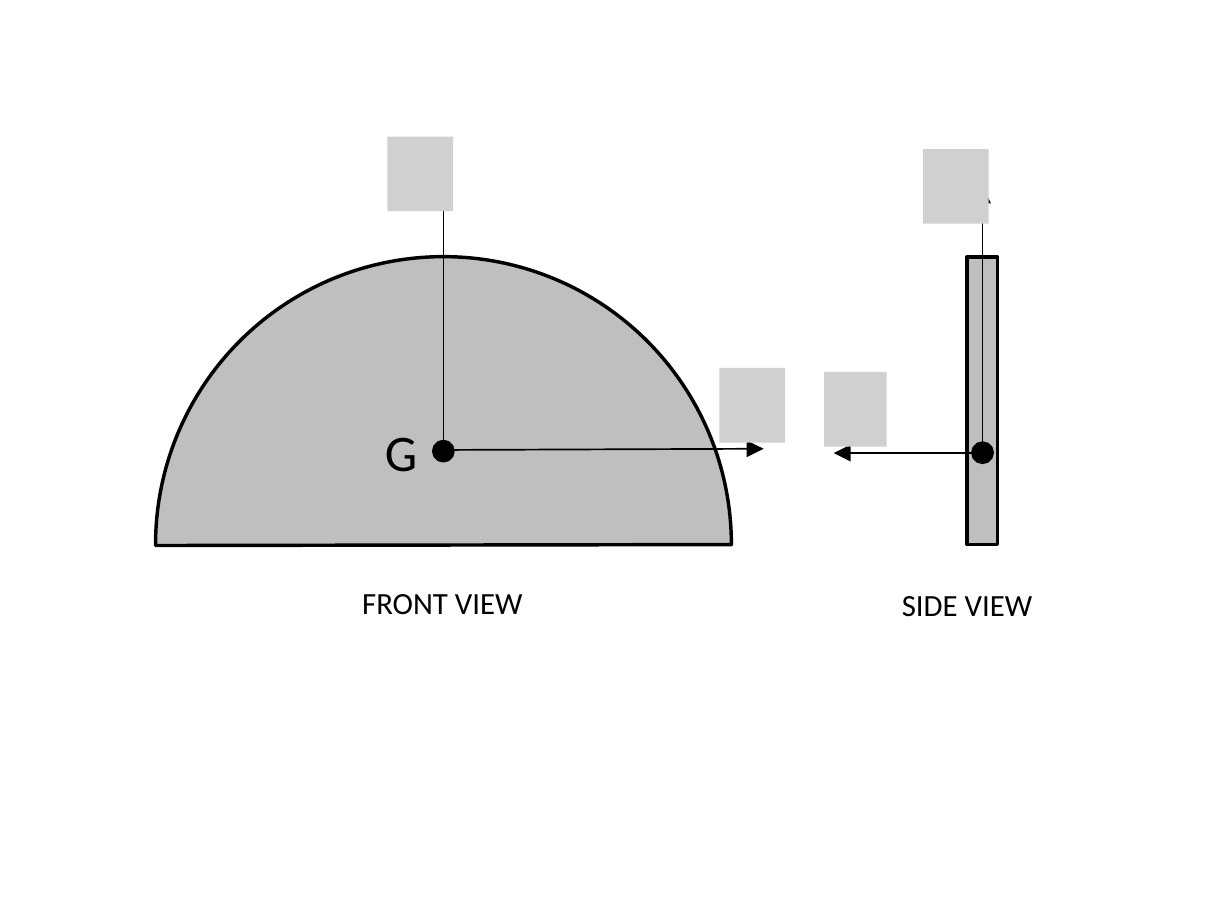
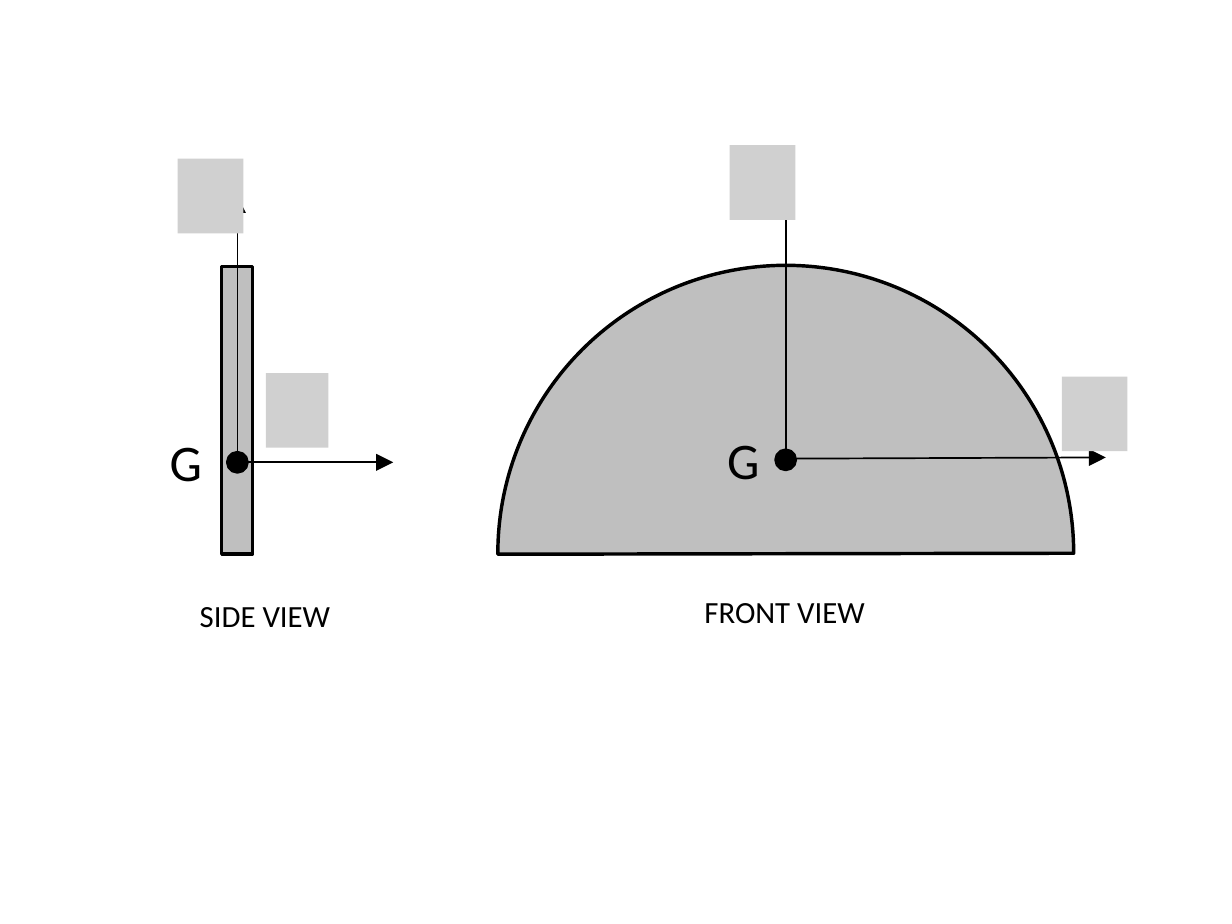
Before and after one commit to JacobMoore/mechanics_textbook, a slide deck: slide 18 of Lecture Slides/VideoLectureSlides/A_2.7.pptx. Drawn at 1232x924 pixels with LibreOffice and Linux fonts; fonts in the diff are those of the drawing; grey boxes stand for pictures. Boxes give left, top, right and bottom in pixels: in the first picture for what was removed or moved away, otherwise in the second. Text is boxed around its words. In the diff, an @@ line names an element or a change of style, - is before the commit and + after.

```diff
--- a/Lecture Slides/VideoLectureSlides/A_2.7.pptx
+++ b/Lecture Slides/VideoLectureSlides/A_2.7.pptx
@@ picture removed at [387,137,452,212] @@
@@ picture: place and size @@
-picture at [923,149,988,224]
+picture at [729,145,795,221]
@@ picture added at [177,159,243,234] @@
@@ 1 rectangle, 1 ellipse, 1 arrow: place and size @@
-1 rectangle, 1 ellipse, 1 arrow at [967,186,998,545]
+1 rectangle, 1 ellipse, 1 arrow at [222,196,253,553]
@@ chord (boxed as its full ellipse): place and size @@
-chord (boxed as its full ellipse) at [155,256,731,832]
+chord (boxed as its full ellipse) at [498,265,1073,840]
@@ picture added at [266,373,329,448] @@
@@ picture removed at [719,368,785,444] @@
@@ picture removed at [824,372,887,447] @@
@@ picture added at [1062,377,1127,452] @@
@@ text added at [170,447,202,482], 30 pt, text #000000 @@
+G
@@ arrow moved from (979, 453) - (834, 453) to (248, 462) - (393, 462) @@
@@ 2 texts, 1 arrow, 1 ellipse: place and size @@
-2 texts, 1 arrow, 1 ellipse at [362,185,523,615]
+2 texts, 1 arrow, 1 ellipse at [704,193,865,624]
@@ arrow moved from (453, 450) - (764, 448) to (796, 458) - (1106, 457) @@
@@ text "SIDE VIEW": place and size @@
-text "SIDE VIEW" at [902,596,1033,617]
+text "SIDE VIEW" at [200,607,331,628]
```
Also in this commit, not shown: 1 other slide changed, 13 other files.
